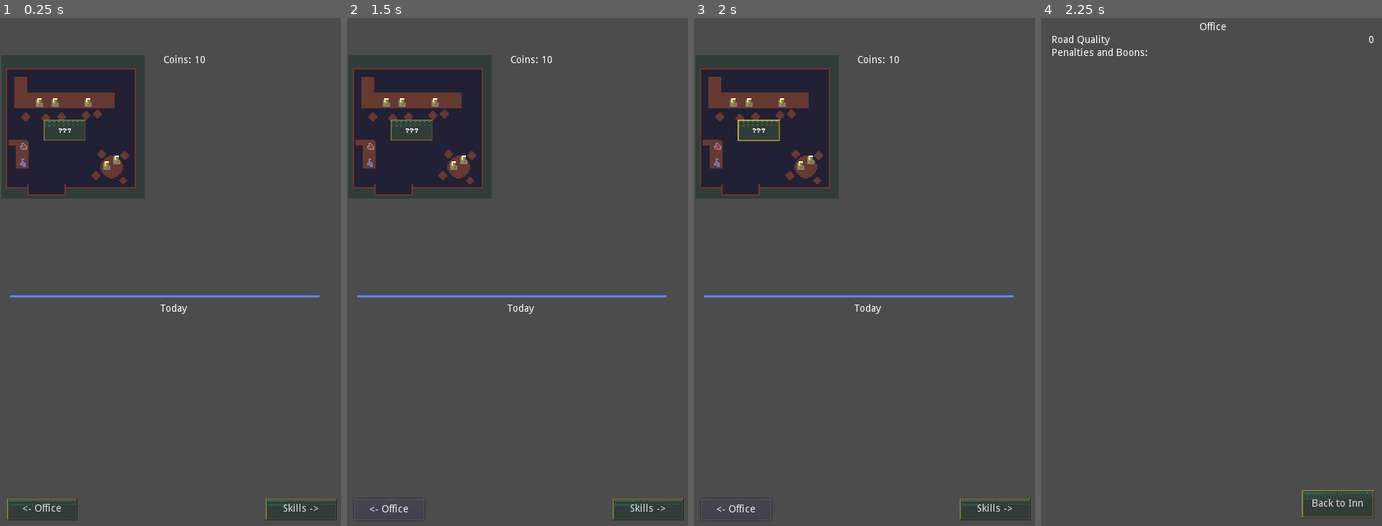
Above: before the commit, frames 1-4 (left to right).
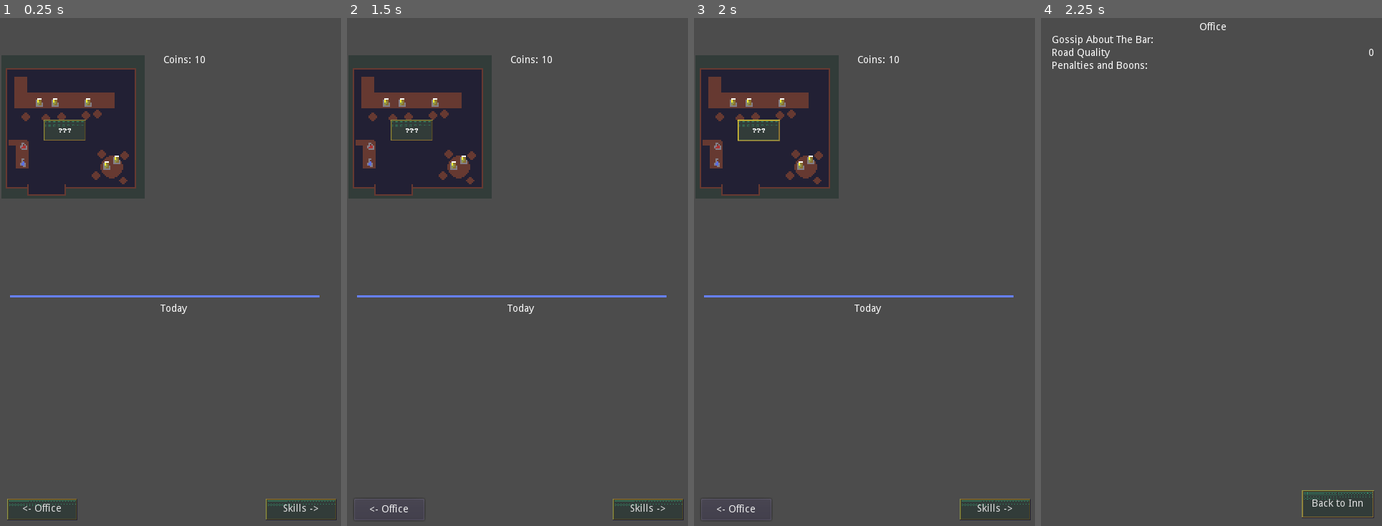
Above: after the commit, the same moments.

Repository: RoxT/InnKeeperUnlimited
Game: Godot game, scene res://Inn.tscn
Two runs of this game, one before a commit and one after it. Both use one fixed random seed, a clock stepped at 60 frames per second and the inputs below.
Inputs:
- Up to frame 1 (0.25 s): no input
- Up to frame 2 (1.5 s): click "Skills ->" at 0.5 s; click "Back to Inn" at 1.25 s
- Up to frame 3 (2 s): no input
- Up to frame 4 (2.25 s): click "<- Office" at 2 s

Frames 1-3 are identical in both runs. In frame 4, 0.6% of the frame differs, in the area x 3-98%, y 3-11%.

Commit message:
Level up indicator and office label

Diff:
--- a/project/Inn.tscn
+++ b/project/Inn.tscn
@@ -86,6 +86,13 @@
 margin_bottom = -10.0
 text = "Skills ->"
 
+[node name="ColorRect" type="ColorRect" parent="Inn/buttons/SkillsBtn"]
+margin_left = -18.0
+margin_top = 9.0
+margin_right = -3.0
+margin_bottom = 24.0
+color = Color( 0.894118, 0.627451, 0, 1 )
+
 [node name="OfficeBtn" type="Button" parent="Inn/buttons"]
 anchor_top = 1.0
 anchor_bottom = 1.0
--- a/project/Office.tscn
+++ b/project/Office.tscn
@@ -23,10 +23,16 @@
 text = "Office"
 align = 1
 
-[node name="HBoxContainer" type="HBoxContainer" parent="MarginContainer/HBoxContainer"]
+[node name="BarGossip" type="Label" parent="MarginContainer/HBoxContainer"]
 margin_top = 18.0
 margin_right = 450.0
 margin_bottom = 32.0
+text = "Gossip About The Bar:"
+
+[node name="HBoxContainer" type="HBoxContainer" parent="MarginContainer/HBoxContainer"]
+margin_top = 36.0
+margin_right = 450.0
+margin_bottom = 50.0
 
 [node name="RoadLabel" type="Label" parent="MarginContainer/HBoxContainer/HBoxContainer"]
 margin_right = 85.0
@@ -42,15 +48,15 @@
 align = 2
 
 [node name="BuffsLabel" type="Label" parent="MarginContainer/HBoxContainer"]
-margin_top = 36.0
+margin_top = 54.0
 margin_right = 450.0
-margin_bottom = 50.0
+margin_bottom = 68.0
 text = "Penalties and Boons:"
 
 [node name="BuffsList" type="VBoxContainer" parent="MarginContainer/HBoxContainer"]
-margin_top = 54.0
+margin_top = 72.0
 margin_right = 450.0
-margin_bottom = 68.0
+margin_bottom = 86.0
 
 [node name="NoAleLabel" type="Label" parent="MarginContainer/HBoxContainer/BuffsList"]
 margin_right = 450.0
--- a/project/scripts/SceneController.gd
+++ b/project/scripts/SceneController.gd
@@ -19,13 +19,16 @@
 	inn.connect("no_ale", self, "on_no_ale")
 
 func _on_made_ale():
-	skills.ale_making._skill_up()
+	if skills.ale_making._skill_up():
+		inn.get_node("buttons/SkillsBtn/ColorRect").show()
 
 func _on_made_potions():
-	skills.potion_brewing._skill_up()
+	if skills.potion_brewing._skill_up():
+		inn.get_node("buttons/SkillsBtn/ColorRect").show()
 
 func _on_rested():
-	skills.resting._skill_up()
+	if skills.resting._skill_up():
+		inn.get_node("buttons/SkillsBtn/ColorRect").show()
 
 func _on_time_passed():
 	if S.ale_penalty > 0: S.ale_penalty -= 1
--- a/project/scripts/Stats.gd
+++ b/project/scripts/Stats.gd
@@ -16,6 +16,7 @@
 var has_slimes := false
 var has_potions := false
 var ale_penalty := 0
+var ready_to_level := []
 
 var road_quality := 0
 
--- a/project/scripts/scenes/Inn.gd
+++ b/project/scripts/scenes/Inn.gd
@@ -44,6 +44,7 @@
 	$buttons/potion.visible = S.has_potions
 	$stock/potions.visible = S.has_potions
 	$today/Potions.visible = S.has_potions
+	$buttons/SkillsBtn/ColorRect.visible = S.ready_to_level.size() > 0
 
 
 # Called every frame. 'delta' is the elapsed time since the previous frame.
--- a/project/scripts/scenes/Skills.gd
+++ b/project/scripts/scenes/Skills.gd
@@ -22,6 +22,7 @@
 
 	func is_ready()->bool:
 		if ex >= next:
+			if S.ready_to_level.find(self) == -1: S.ready_to_level.push_back(self)
 			return true
 		else: return false
 
@@ -29,6 +30,7 @@
 		level += 1
 		ex = ex - next
 		next += 1
+		if not is_ready(): S.ready_to_level.erase(self)
 
 var ale_making := Skill.new("ales")
 var potion_brewing := Skill.new("potions")
